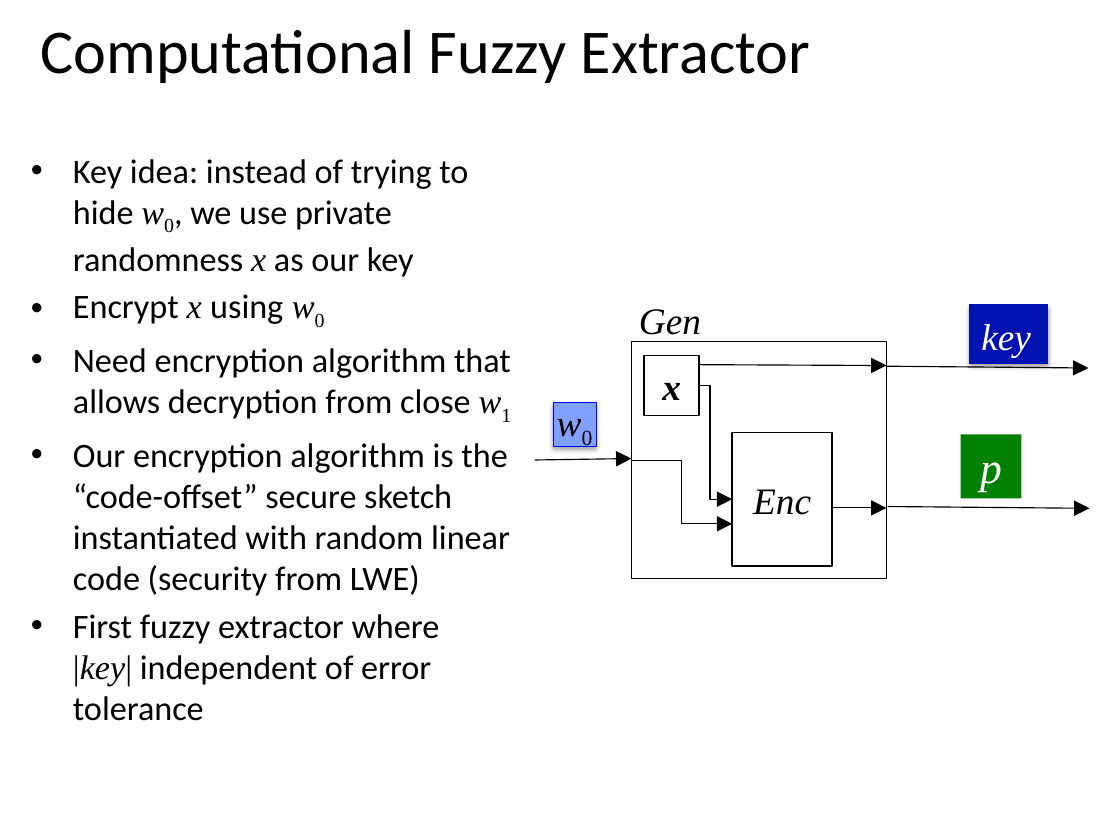
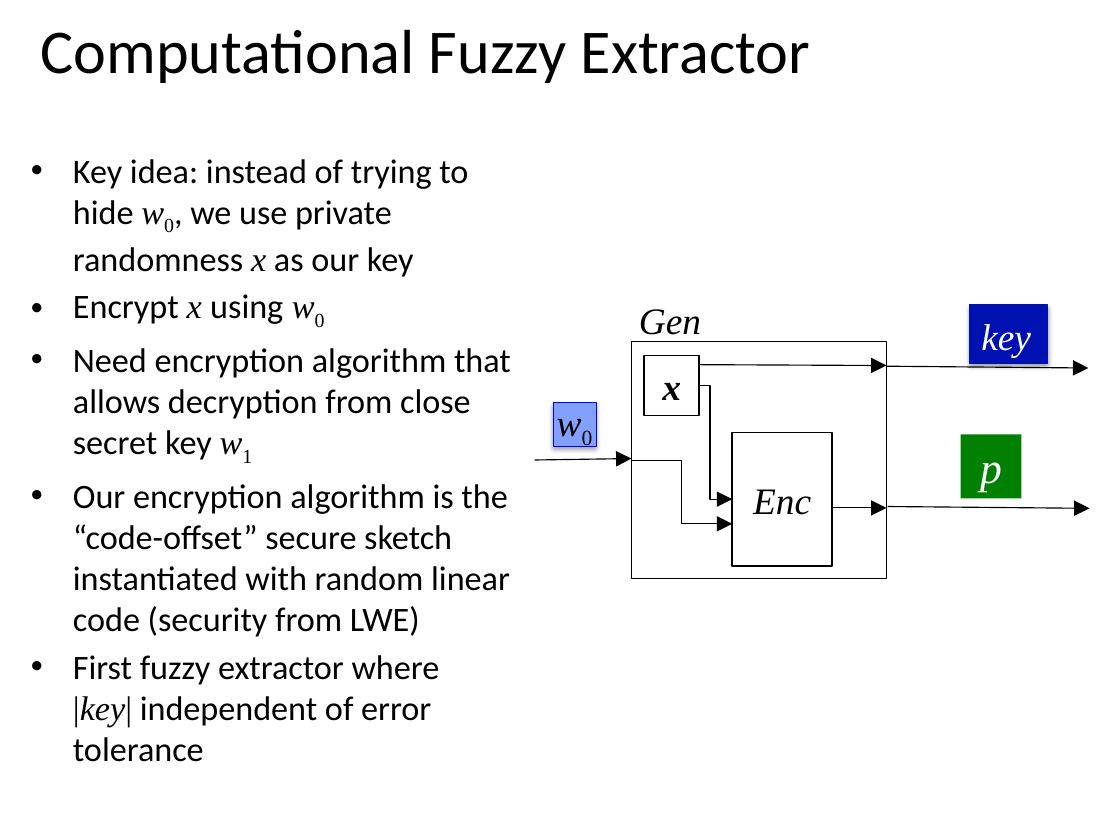
Before and after one commit to xianruimeng/comp-fuzzy-ext, a slide deck: slide 8 of ComputationalFuzzyExtractors-CryptoRump.pptx. Drawn at 1120x840 pixels with LibreOffice and Linux fonts; fonts in the diff are those of the drawing. Boxes give left, top, right and bottom in pixels: in the first picture for what was removed or moved away, otherwise in the second. Text is boxed around its words. In the diff, an @@ line names an element or a change of style, - is before the commit and + after.

```diff
--- a/ComputationalFuzzyExtractors-CryptoRump.pptx
+++ b/ComputationalFuzzyExtractors-CryptoRump.pptx
@@ text at <box>73,348,511,460</box>: text changed @@
-• Need encryption algorithm that allows decryption from close w1
+• Need encryption algorithm that allows decryption from close secret key w1
```
Also in this commit, not shown: 1 other slide changed, 4 other files.
